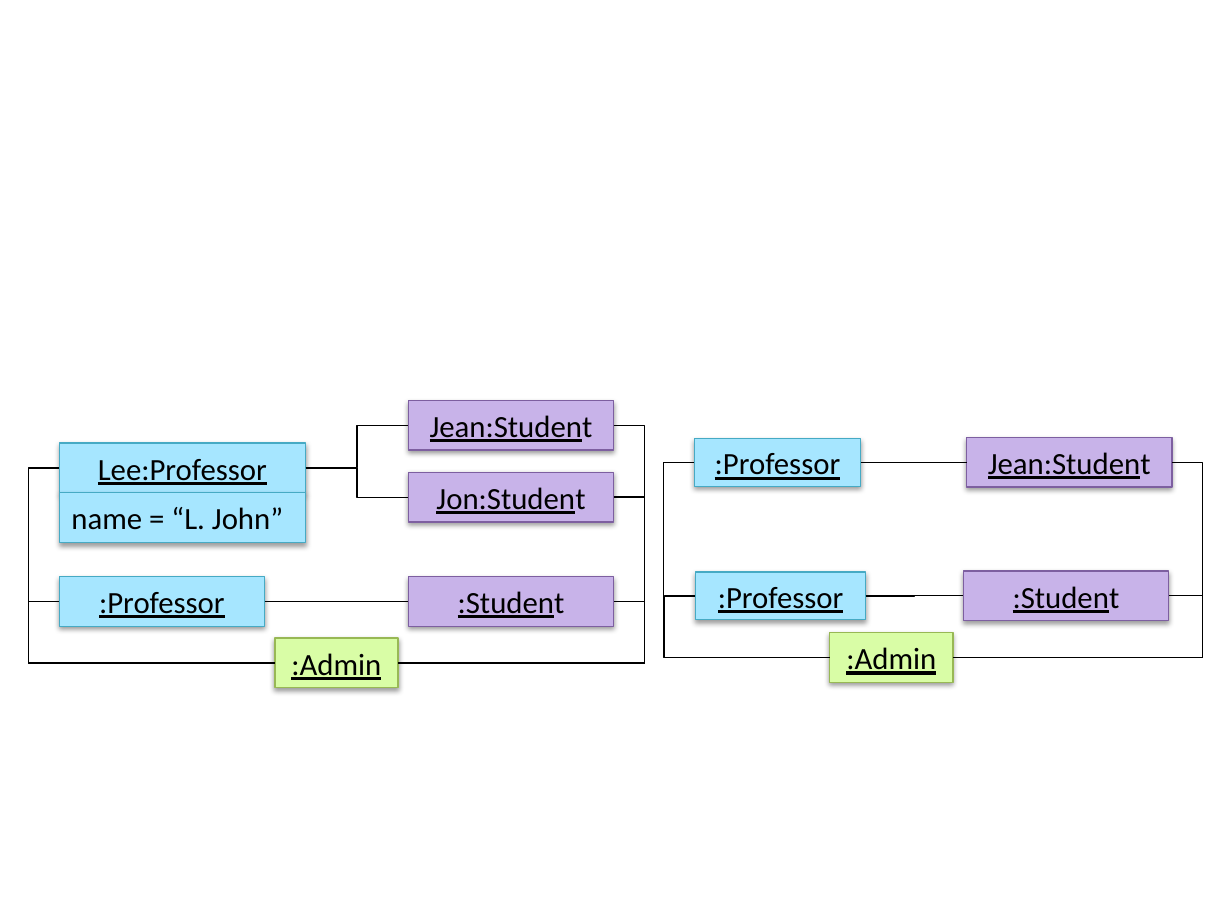
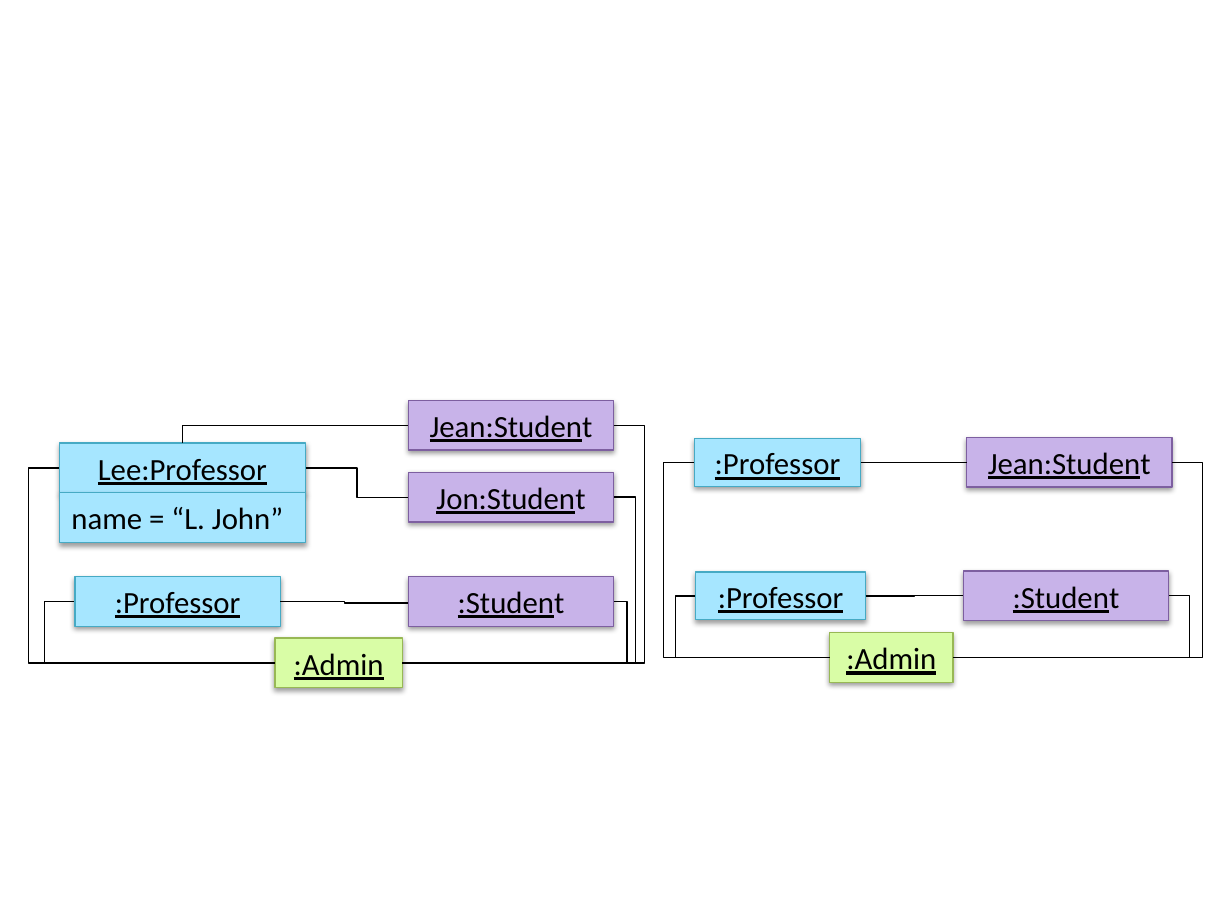
Before and after one commit to se-edu/se-book, a slide deck: slide 1 of diagrams/uml/misc/objectVsClassDiagrams/professorStudent.pptx. Drawn at 1232x924 pixels with LibreOffice and Linux fonts; fonts in the diff are those of the drawing. Boxes give left, top, right and bottom in pixels: in the first picture for what was removed or moved away, otherwise in the second. Text is boxed around its words. In the diff, an @@ line names an element or a change of style, - is before the commit and + after.

```diff
--- a/diagrams/uml/misc/objectVsClassDiagrams/professorStudent.pptx
+++ b/diagrams/uml/misc/objectVsClassDiagrams/professorStudent.pptx
@@ elbow line moved from (306, 468) - (408, 425) to (182, 444) - (408, 425) @@
@@ elbow line moved from (614, 425) - (398, 663) to (614, 425) - (403, 663) @@
@@ elbow line moved from (398, 663) - (614, 498) to (403, 663) - (614, 498) @@
@@ rectangle ":Professor": place and size @@
-rectangle ":Professor" at bbox=[59, 577, 265, 626]
+rectangle ":Professor" at bbox=[75, 577, 281, 626]
@@ elbow line (830, 658) - (696, 596): route changed @@
@@ elbow line (954, 658) - (1169, 596): route changed @@
@@ elbow line moved from (275, 663) - (59, 601) to (275, 663) - (75, 601) @@
@@ elbow line moved from (265, 601) - (408, 601) to (281, 601) - (408, 604) @@
@@ elbow line moved from (398, 663) - (614, 601) to (403, 663) - (614, 601) @@
@@ rectangle ":Admin": place and size @@
-rectangle ":Admin" at bbox=[275, 638, 398, 687]
+rectangle ":Admin" at bbox=[275, 638, 403, 687]
```
Also in this commit, not shown: 1 other file.
